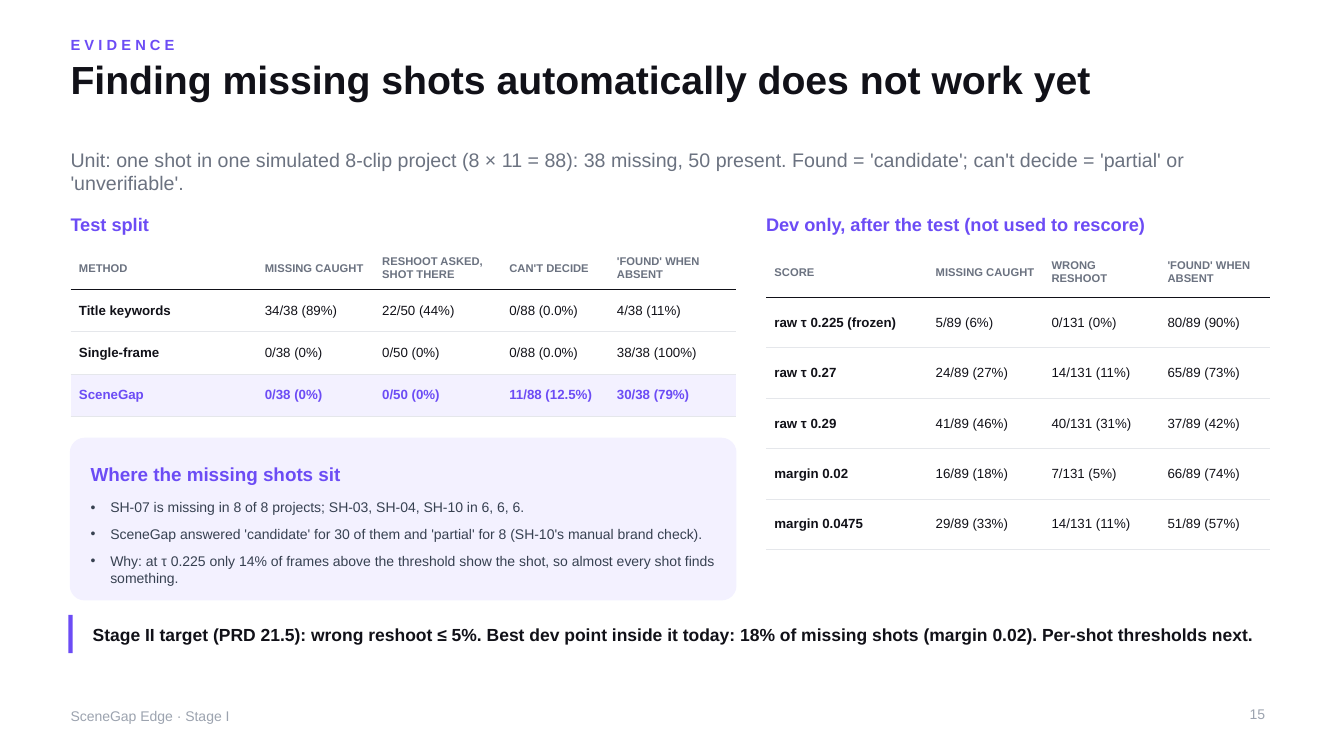
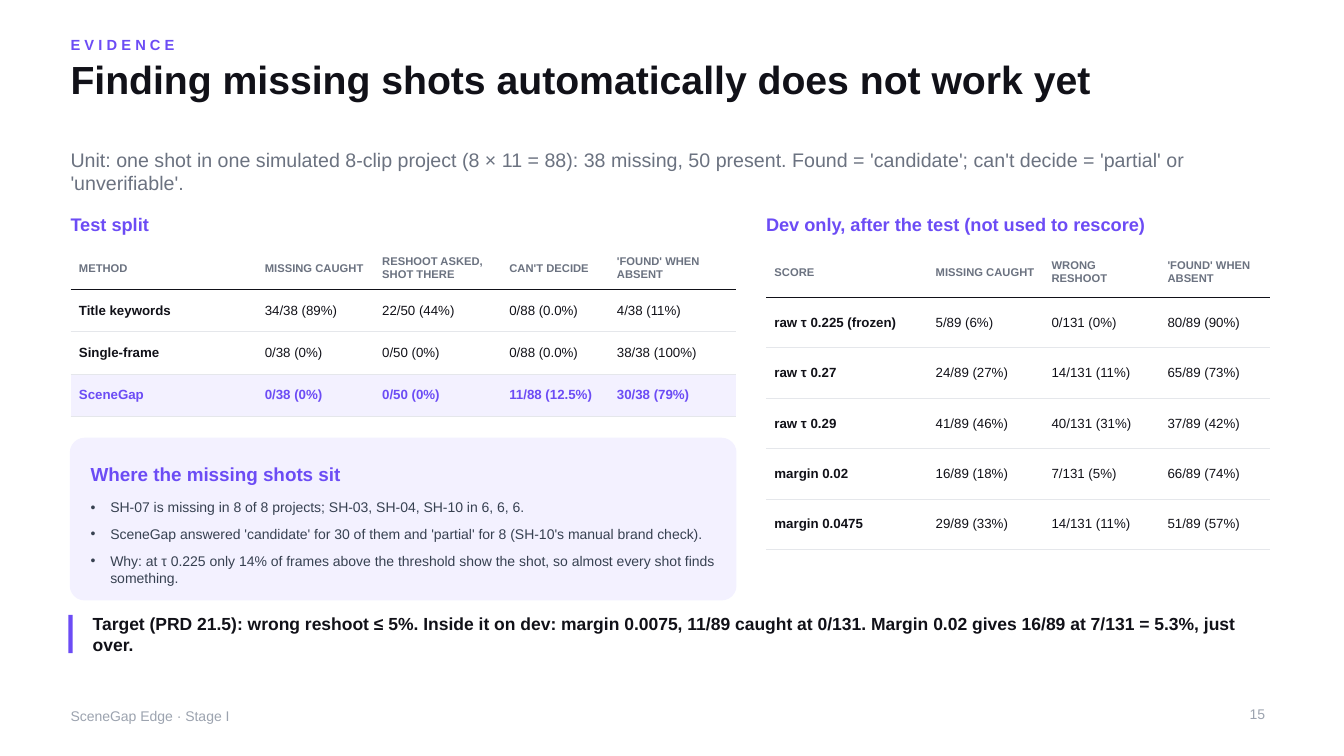
Before and after one commit to yu9bryan/scenegap-edge, a slide deck: slide 15 of docs/deck/SceneGapEdge_StageI_Proposal.pptx. Drawn at 1344x756 pixels with LibreOffice and Linux fonts; fonts in the diff are those of the drawing. Boxes give left, top, right and bottom in pixels: in the first picture for what was removed or moved away, otherwise in the second. Text is boxed around its words. In the diff, an @@ line names an element or a change of style, - is before the commit and + after.

```diff
--- a/docs/deck/SceneGapEdge_StageI_Proposal.pptx
+++ b/docs/deck/SceneGapEdge_StageI_Proposal.pptx
@@ text at box(93, 617, 1235, 651): text changed @@
-Stage II target (PRD 21.5): wrong reshoot ≤ 5%. Best dev point inside it today: 18% of missing shots (margin 0.02). Per-shot thresholds next.
+Target (PRD 21.5): wrong reshoot ≤ 5%. Inside it on dev: margin 0.0075, 11/89 caught at 0/131. Margin 0.02 gives 16/89 at 7/131 = 5.3%, just over.
```
Also in this commit, not shown: 8 other slides changed, 1 slide added, 5 other files.
